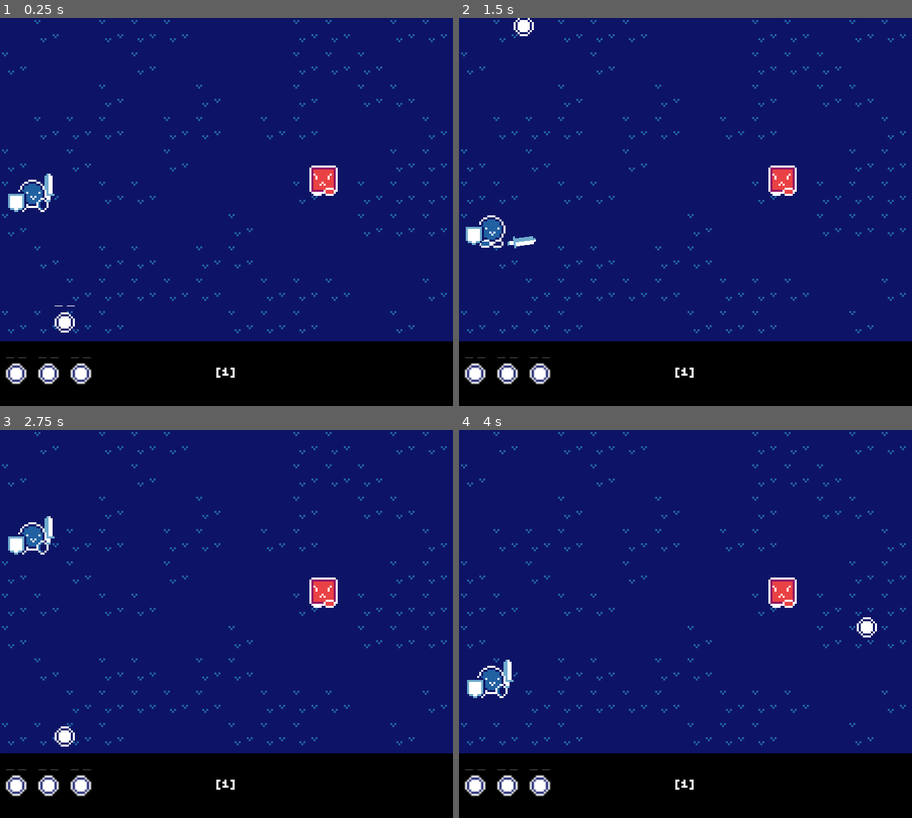
Above: before the commit, frames 1-4 (two rows, left to right).
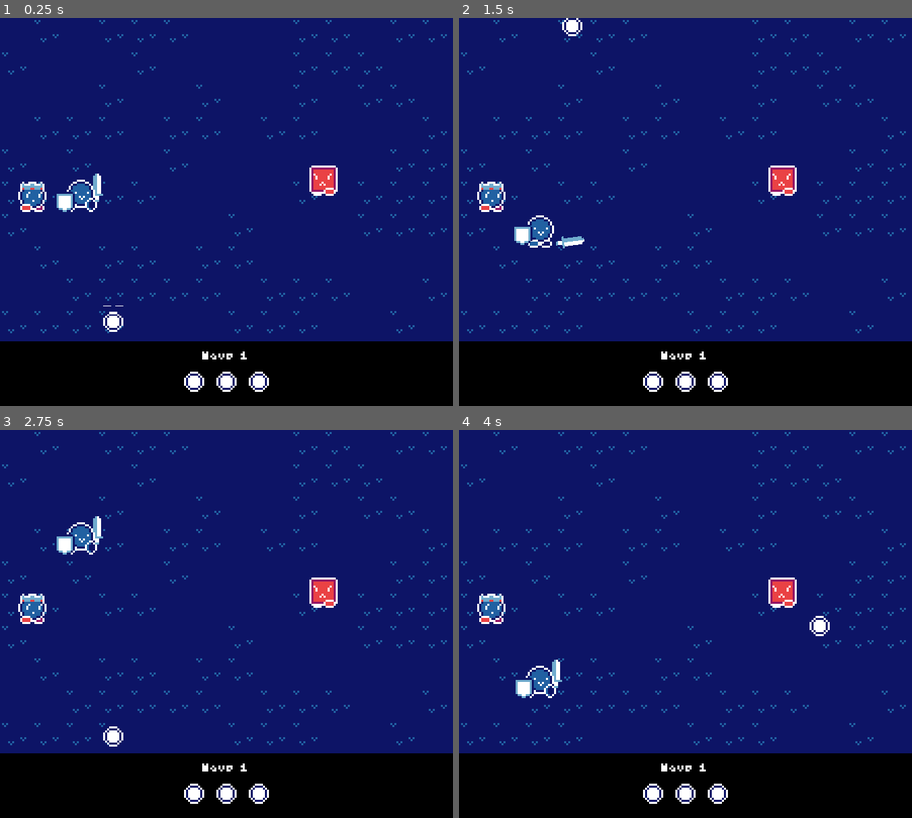
Above: after the commit, the same moments.

Repository: smolblockboi/mini-jam-152-heroes
Game: Godot game, scene res://levels/level_1.tscn
Two runs of this game, one before a commit and one after it. Both use one fixed random seed, a clock stepped at 60 frames per second and the inputs below.
Inputs (mouse positions are in pixels of both pictures, inside the frame that each line leads up to):
- Up to frame 1 (0.25 s): no input
- Up to frame 2 (1.5 s): move the mouse to (785, 192) at 0.52 s; hold Right (ui_right) 0.53-1.28 s; hold Right mouse button (shield_attack) 0.53-1.28 s; move the mouse to (594, 231) at 1.27 s; hold Down (ui_down) from 1.28 s (still down); click (594, 231) at 1.35 s
- Up to frame 3 (2.75 s): move the mouse to (271, 538) at 2.02 s; release Down (ui_down) at 2.03 s; hold Right (ui_right) from 2.03 s (still down); hold Right mouse button (shield_attack) from 2.03 s (still down)
- Up to frame 4 (4 s): move the mouse to (662, 701) at 2.77 s; release Right (ui_right) at 2.78 s; release Right mouse button (shield_attack) at 2.78 s; hold Up (ui_up) 2.78-3.53 s; click (662, 701) at 2.85 s; move the mouse to (821, 682) at 3.52 s; hold Left (ui_left) from 3.53 s (still down); hold Right mouse button (shield_attack) from 3.53 s (still down)

The runs differ from the first frame. In frame 1, 2.6% of the frame differs, in the area x 1-60%, y 40-97%; in frame 2, 2.9%; in frame 3, 3.0%, in the area x 1-60%, y 22-97%; in frame 4, 3.0%.

Commit message:
Added princess objective

Diff:
--- a/ball.gd
+++ b/ball.gd
@@ -100,10 +100,13 @@
 
 
 func _on_bounce_area_body_entered(body):
-	if body is Player and !invincible:
-		get_parent().on_lost_ball()
-	if body is Enemy:
-		body.get_hit_by_ball()
+	if get_parent().game_state == 0:
+		if body is Player and !invincible:
+			get_parent().on_lost_ball()
+		if body is Princess:
+			get_parent().on_princess_hit()
+		if body is Enemy:
+			body.get_hit_by_ball()
 
 
 func _on_visible_on_screen_notifier_2d_screen_exited():
--- /dev/null
+++ b/princess.gd
@@ -0,0 +1,2 @@
+class_name Princess
+extends CharacterBody2D
--- /dev/null
+++ b/princess.tscn
@@ -0,0 +1,40 @@
+[gd_scene load_steps=4 format=3 uid="uid://cp2d3uwte0doa"]
+
+[ext_resource type="Script" path="res://princess.gd" id="1_dichl"]
+[ext_resource type="Texture2D" uid="uid://lbwmm5yvui8o" path="res://mini-jam-152.png" id="1_mj2ge"]
+
+[sub_resource type="CircleShape2D" id="CircleShape2D_oag1h"]
+radius = 5.0
+
+[node name="Princess" type="CharacterBody2D"]
+texture_filter = 1
+collision_layer = 2
+collision_mask = 5
+script = ExtResource("1_dichl")
+
+[node name="Body" type="Sprite2D" parent="."]
+texture = ExtResource("1_mj2ge")
+hframes = 3
+region_enabled = true
+region_rect = Rect2(0, 64, 48, 16)
+
+[node name="FrontFoot" type="Sprite2D" parent="Body"]
+show_behind_parent = true
+texture = ExtResource("1_mj2ge")
+centered = false
+hframes = 4
+frame = 1
+region_enabled = true
+region_rect = Rect2(48, 40, 32, 8)
+
+[node name="BackFoot" type="Sprite2D" parent="Body"]
+position = Vector2(-8, 0)
+texture = ExtResource("1_mj2ge")
+centered = false
+hframes = 4
+region_enabled = true
+region_rect = Rect2(48, 40, 32, 8)
+
+[node name="CollisionShape2D" type="CollisionShape2D" parent="."]
+position = Vector2(0, 2)
+shape = SubResource("CircleShape2D_oag1h")
--- a/world.gd
+++ b/world.gd
@@ -31,7 +31,7 @@
 
 
 func _process(delta):
-	level_label.text = "[%s]" % str(GlobalData.level)
+	level_label.text = "Wave %s" % str(GlobalData.level)
 
 	var count = 0
 	for i in get_children():
@@ -45,13 +45,19 @@
 
 func on_lost_ball():
 	lives_count -= 1
+	for i in balls_h_box.get_children():
+		i.hide()
 	for i in lives_count:
-		balls_h_box.get_child(i).hide()
+		balls_h_box.get_child(i).show()
 	if lives_count <= 0:
 		game_lost.emit()
 	else:
 		ball.global_position = ball_marker.global_position
 		ball.reset()
+
+
+func on_princess_hit():
+	game_lost.emit()
 
 
 func _on_game_won():
--- a/world.tscn
+++ b/world.tscn
@@ -6,6 +6,7 @@
 [ext_resource type="FontFile" uid="uid://bigkhfv1scadl" path="res://SMOLBLOCKFONT_0.TTF" id="2_rbnge"]
 [ext_resource type="PackedScene" uid="uid://cphre3areulf0" path="res://ball.tscn" id="4_3crki"]
 [ext_resource type="PackedScene" uid="uid://b7swn5th27axb" path="res://enemy.tscn" id="5_kjdon"]
+[ext_resource type="PackedScene" uid="uid://cp2d3uwte0doa" path="res://princess.tscn" id="7_5dod4"]
 
 [sub_resource type="AtlasTexture" id="AtlasTexture_qbnbg"]
 atlas = ExtResource("1_oijvx")
@@ -42,34 +43,39 @@
 [node name="LevelLabel" type="Label" parent="CanvasLayer/ColorRect"]
 unique_name_in_owner = true
 layout_mode = 0
-offset_top = 8.0
 offset_right = 224.0
-offset_bottom = 24.0
+offset_bottom = 16.0
 theme_override_fonts/font = ExtResource("2_rbnge")
 theme_override_font_sizes/font_size = 5
-text = "[0]"
+text = "[Wave 0]"
 horizontal_alignment = 1
 vertical_alignment = 1
 
 [node name="BallsHBox" type="HBoxContainer" parent="CanvasLayer/ColorRect"]
 unique_name_in_owner = true
+texture_filter = 1
 layout_mode = 0
+offset_left = 80.0
 offset_top = 8.0
-offset_right = 48.0
-offset_bottom = 24.0
+offset_right = 144.0
+offset_bottom = 32.0
 theme_override_constants/separation = 0
+alignment = 1
 
 [node name="TextureRect" type="TextureRect" parent="CanvasLayer/ColorRect/BallsHBox"]
 layout_mode = 2
 texture = SubResource("AtlasTexture_qbnbg")
+stretch_mode = 5
 
 [node name="TextureRect2" type="TextureRect" parent="CanvasLayer/ColorRect/BallsHBox"]
 layout_mode = 2
 texture = SubResource("AtlasTexture_qbnbg")
+stretch_mode = 5
 
 [node name="TextureRect3" type="TextureRect" parent="CanvasLayer/ColorRect/BallsHBox"]
 layout_mode = 2
 texture = SubResource("AtlasTexture_qbnbg")
+stretch_mode = 5
 
 [node name="Camera2D" type="Camera2D" parent="."]
 anchor_mode = 0
@@ -83,7 +89,7 @@
 
 [node name="Player" parent="." instance=ExtResource("1_62hln")]
 unique_name_in_owner = true
-position = Vector2(16, 88)
+position = Vector2(40, 88)
 
 [node name="Borders" type="Node2D" parent="."]
 
@@ -112,13 +118,16 @@
 shape = SubResource("WorldBoundaryShape2D_tiqd1")
 
 [node name="Ball" parent="." instance=ExtResource("4_3crki")]
-position = Vector2(32, 88)
+position = Vector2(56, 88)
 
 [node name="Enemy" parent="." instance=ExtResource("5_kjdon")]
 position = Vector2(160, 88)
 
 [node name="BallMarker" type="Marker2D" parent="."]
-position = Vector2(32, 88)
+position = Vector2(56, 88)
+
+[node name="Princess" parent="." instance=ExtResource("7_5dod4")]
+position = Vector2(16, 88)
 
 [connection signal="game_lost" from="." to="." method="_on_game_lost" flags=6]
 [connection signal="game_won" from="." to="." method="_on_game_won" flags=6]
Binary file changed: mini-jam-152.png
Not shown: 1 places in world.tscn that only renumber resources
